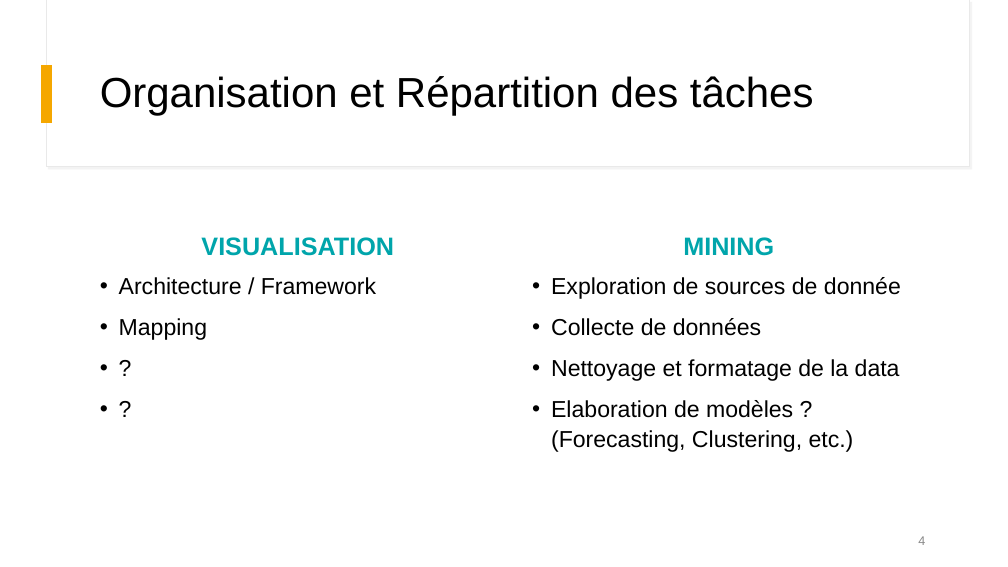
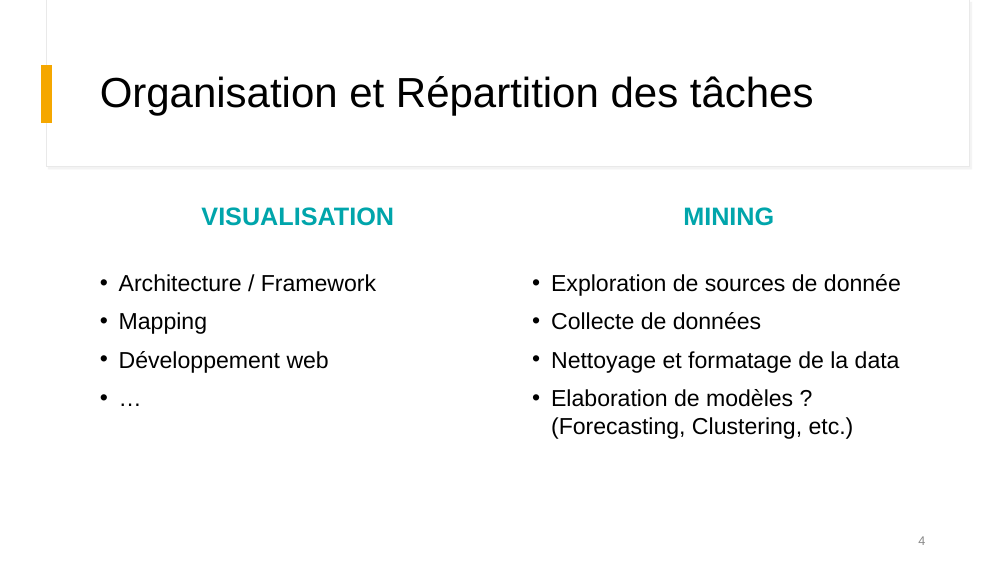
Before and after one commit to M-REEK/Avalanches, a slide deck: slide 4 of Presentation Oral/prez.odp. Drawn at 1008x567 pixels with LibreOffice and Linux fonts; fonts in the diff are those of the drawing. Boxes give left, top, right and bottom in pixels: in the first picture for what was removed or moved away, otherwise in the second. Text is boxed around its words. In the diff, an @@ line names an element or a change of style, - is before the commit and + after.

```diff
--- a/Presentation Oral/prez.odp
+++ b/Presentation Oral/prez.odp
@@ line spacing 1.1 to 1 in 3 elements at [201,207,394,226], [683,207,774,226], [551,274,901,439] @@
@@ text at [119,274,376,334]: line spacing 1.1 to 1 @@
@@ text at [119,351,329,373]: text changed @@
-• ?
-• ?
+• Développement web
+• …
```
Also in this commit, not shown: 5 other slides changed, 2 other files.
